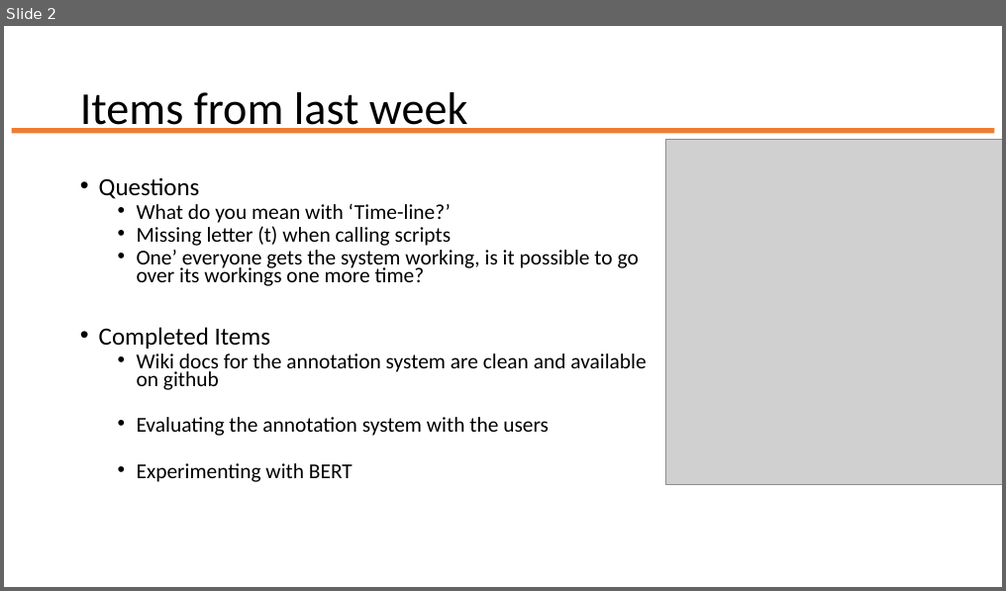
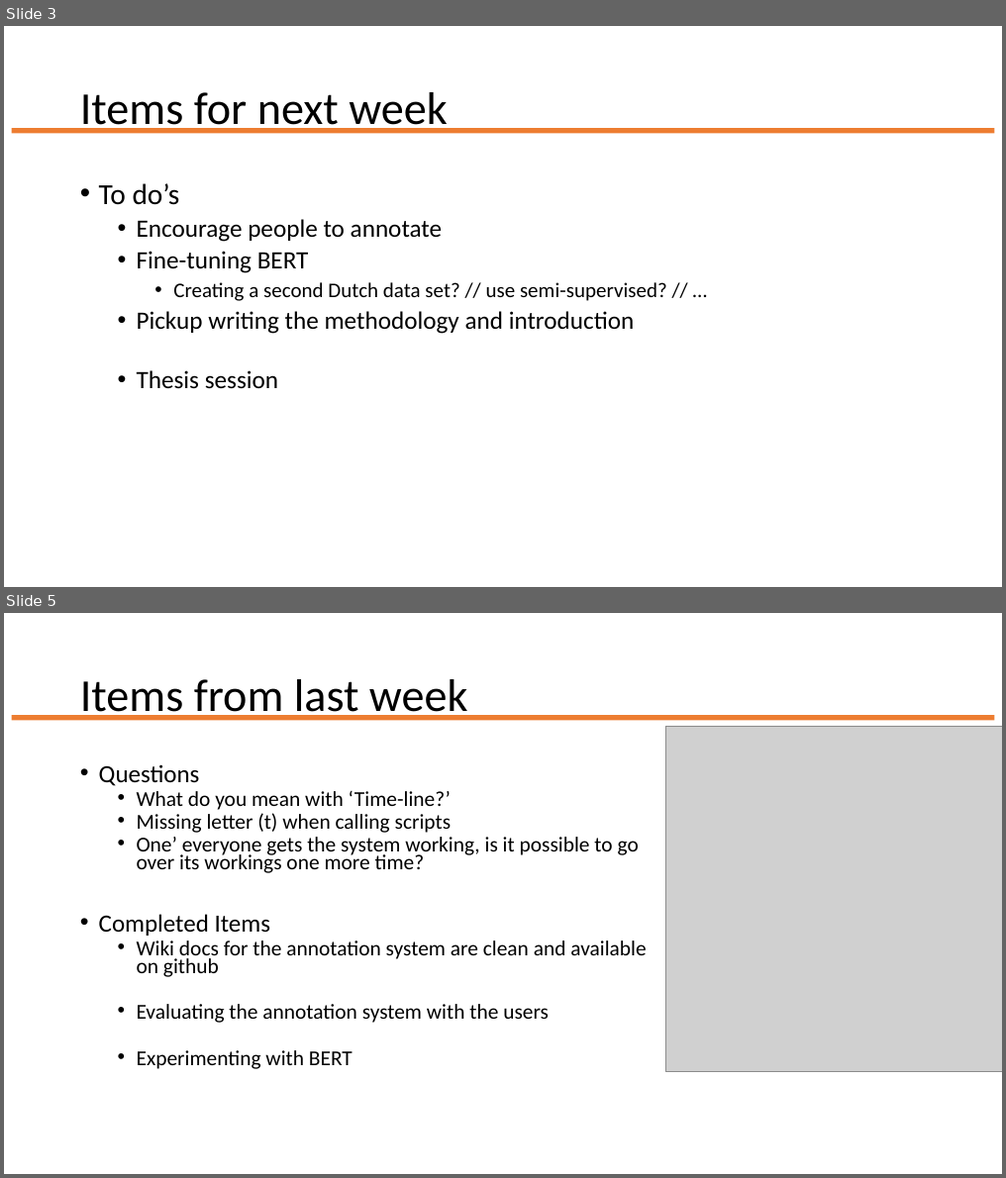
Before and after one commit to JesherA/AcExSy, a slide deck: Supporting_files/Weekly_thesis_meeting.pptx. Shown one above the other, each under a label of ours: slide 2 before the commit, slides 3 and 5 after it; the slides between them are not shown. The pictures are 1006x591 and 1006x1178 pixels, drawn with LibreOffice and Linux fonts; fonts in the diff are those of the drawing; grey boxes stand for pictures. Boxes give left, top, right and bottom in pixels: in the first picture for what was removed or moved away, otherwise in the second. Text is boxed around its words. In the diff, an @@ line names an element or a change of style, - is before the commit and + after.

```diff
--- a/Supporting_files/Weekly_thesis_meeting.pptx
+++ b/Supporting_files/Weekly_thesis_meeting.pptx
@@ slide 3 added at <box>4,26,1002,587</box>, background #FFFFFF @@
@@ title added at <box>80,92,448,134</box>, 44 pt, text #000000 @@
+Items for next week
@@ rectangle added at <box>12,128,995,133</box>, fill #ED7D31 @@
@@ text added at <box>99,183,667,389</box>, 24 pt, text #000000 @@
+• To do’s
+  • Encourage people to annotate
+  • Fine-tuning BERT
+    • Creating a second Dutch data set? // use semi-supervised? // …
+  • Pickup writing the methodology and introduction
+  • Thesis session
@@ what was slide 2 is now slide 5 @@
```
Also in this commit, not shown: 2 slides changed, 2 other slides added, 10 other files.
